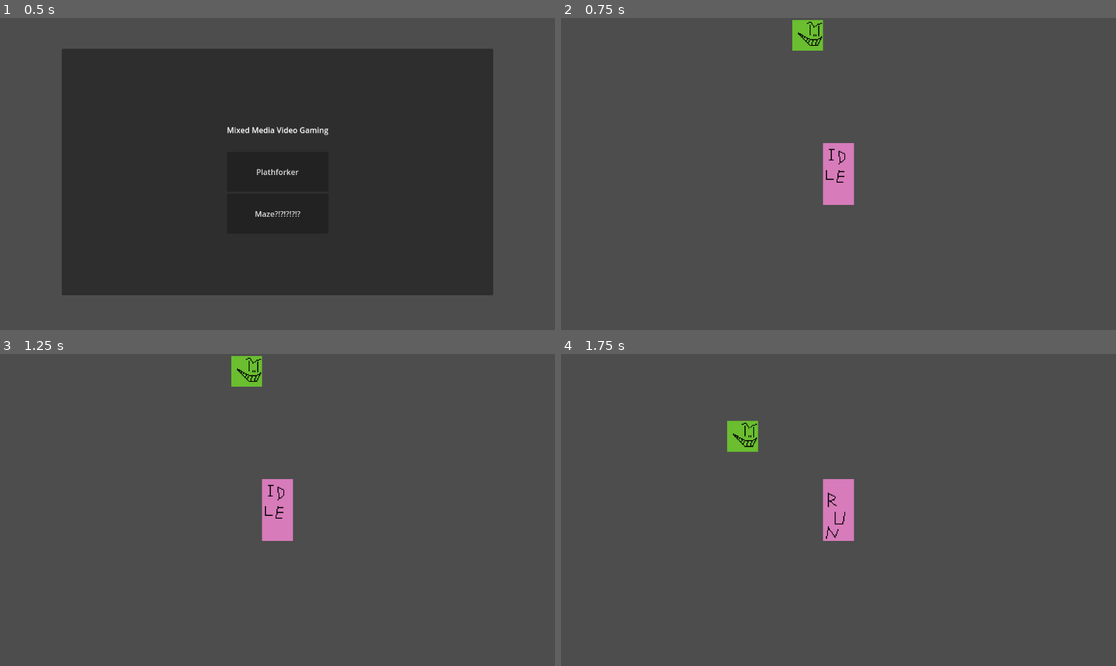
Above: before the commit, frames 1-4 (two rows, left to right).
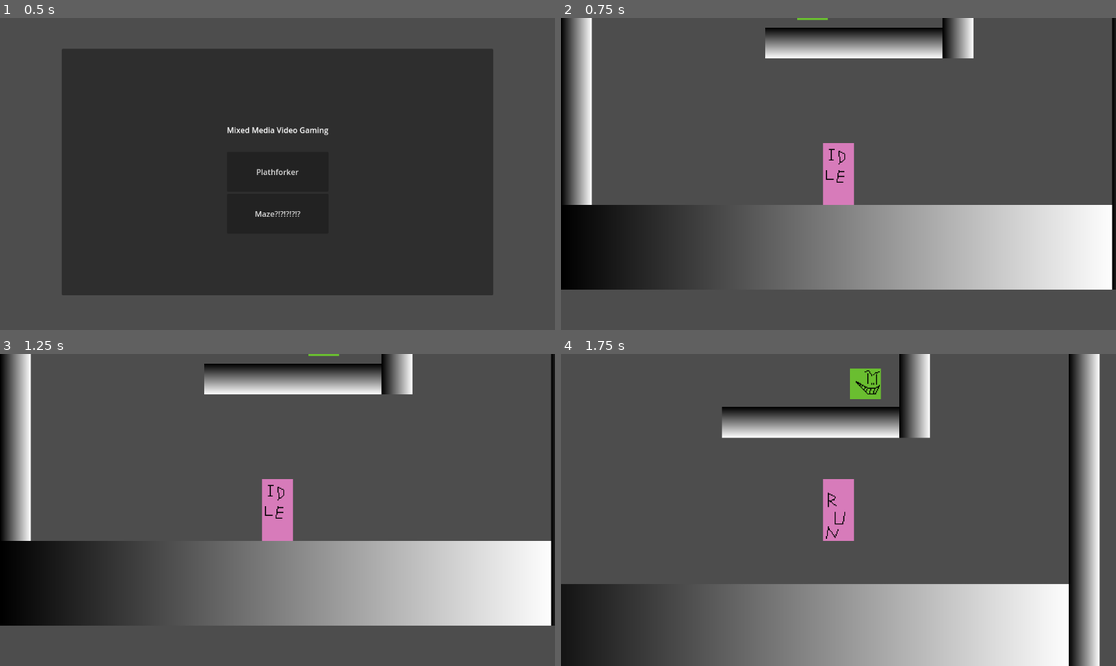
Above: after the commit, the same moments.

Repository: jjmil/mixed-media-shenanigans
Game: Godot game, scene res://scenes/main scenes/main_menu.tscn
The game is run twice, just before and just after one commit, with the same random seed, the same clock (stepped at 60 frames per second) and the same inputs.
Inputs:
- Up to frame 1 (0.5 s): no input
- Up to frame 2 (0.75 s): click "Maze?!?!?!?!?" at 0.5 s
- Up to frame 3 (1.25 s): no input
- Up to frame 4 (1.75 s): tap Enter at 1.25 s; hold D (input_right) from 1.28 s (still down); hold W (input_up) from 1.28 s (still down)

Frame 1 is identical in both runs. In frame 2, 29% of the frame differs, in the area x 0-100%, y 0-88%; in frame 3, 29%; in frame 4, 28%.

Commit message:
Finished rudimentary maze game template

Diff:
--- a/scenes/main scenes/maze_main.tscn
+++ b/scenes/main scenes/maze_main.tscn
@@ -1,7 +1,50 @@
-[gd_scene load_steps=3 format=3 uid="uid://bleda0p3yfllq"]
+[gd_scene load_steps=18 format=3 uid="uid://bleda0p3yfllq"]
 
 [ext_resource type="PackedScene" uid="uid://df3cr0bnc0h86" path="res://scenes/maze/maze_player.tscn" id="1_b7pxd"]
 [ext_resource type="PackedScene" uid="uid://clfsfwi0rvk32" path="res://scenes/maze/maze_enem.tscn" id="2_lhndq"]
+[ext_resource type="PackedScene" uid="uid://lrq6bugsgwst" path="res://scenes/trans_area.tscn" id="3_0kaxq"]
+
+[sub_resource type="Gradient" id="Gradient_g2gbe"]
+
+[sub_resource type="GradientTexture2D" id="GradientTexture2D_lhndq"]
+gradient = SubResource("Gradient_g2gbe")
+width = 256
+height = 176
+
+[sub_resource type="RectangleShape2D" id="RectangleShape2D_0kaxq"]
+size = Vector2(1152, 176)
+
+[sub_resource type="Gradient" id="Gradient_ofq7b"]
+
+[sub_resource type="GradientTexture2D" id="GradientTexture2D_inxmx"]
+gradient = SubResource("Gradient_ofq7b")
+
+[sub_resource type="RectangleShape2D" id="RectangleShape2D_dujx5"]
+size = Vector2(66, 368)
+
+[sub_resource type="RectangleShape2D" id="RectangleShape2D_d68cl"]
+size = Vector2(66, 1984)
+
+[sub_resource type="RectangleShape2D" id="RectangleShape2D_v2x7u"]
+size = Vector2(66, 1072)
+
+[sub_resource type="RectangleShape2D" id="RectangleShape2D_57hr5"]
+size = Vector2(66, 832)
+
+[sub_resource type="RectangleShape2D" id="RectangleShape2D_3qm72"]
+size = Vector2(64.999985, 280)
+
+[sub_resource type="RectangleShape2D" id="RectangleShape2D_lhndq"]
+size = Vector2(64.999985, 344)
+
+[sub_resource type="RectangleShape2D" id="RectangleShape2D_inxmx"]
+size = Vector2(64.999985, 288.00006)
+
+[sub_resource type="RectangleShape2D" id="RectangleShape2D_d8u6f"]
+size = Vector2(34, 424)
+
+[sub_resource type="RectangleShape2D" id="RectangleShape2D_r20mu"]
+size = Vector2(368, 408)
 
 [node name="MazeMain" type="Node2D"]
 
@@ -10,4 +53,202 @@
 [node name="Camera2D" type="Camera2D" parent="MazePlayer"]
 
 [node name="MazeEnem" parent="." instance=ExtResource("2_lhndq")]
-position = Vector2(-64, -288)
+position = Vector2(-104, -352)
+x_direction = 1
+
+[node name="MazeEnem3" parent="." instance=ExtResource("2_lhndq")]
+position = Vector2(864, -1096)
+speed = 100.0
+x_direction = 1
+y_direction = -1
+
+[node name="Walls" type="Node" parent="."]
+
+[node name="floor" type="StaticBody2D" parent="Walls"]
+position = Vector2(0, 152)
+collision_layer = 5
+
+[node name="Sprite2D" type="Sprite2D" parent="Walls/floor"]
+position = Vector2(6.1035156e-05, 0)
+scale = Vector2(4.5000005, 1)
+texture = SubResource("GradientTexture2D_lhndq")
+
+[node name="CollisionShape2D" type="CollisionShape2D" parent="Walls/floor"]
+shape = SubResource("RectangleShape2D_0kaxq")
+
+[node name="StaticBody2D" type="StaticBody2D" parent="Walls"]
+position = Vector2(32, -272)
+rotation = 1.5707964
+collision_layer = 5
+
+[node name="Sprite2D" type="Sprite2D" parent="Walls/StaticBody2D"]
+position = Vector2(0, -7.6293945e-06)
+scale = Vector2(1, 5.75)
+texture = SubResource("GradientTexture2D_inxmx")
+
+[node name="CollisionShape2D" type="CollisionShape2D" parent="Walls/StaticBody2D"]
+shape = SubResource("RectangleShape2D_dujx5")
+
+[node name="StaticBody2D8" type="StaticBody2D" parent="Walls"]
+position = Vector2(248, -424)
+collision_layer = 5
+
+[node name="Sprite2D" type="Sprite2D" parent="Walls/StaticBody2D8"]
+position = Vector2(0, -7.6293945e-06)
+scale = Vector2(1, 5.75)
+texture = SubResource("GradientTexture2D_inxmx")
+
+[node name="CollisionShape2D" type="CollisionShape2D" parent="Walls/StaticBody2D8"]
+shape = SubResource("RectangleShape2D_dujx5")
+
+[node name="StaticBody2D7" type="StaticBody2D" parent="Walls"]
+position = Vector2(-392, -1256)
+rotation = 1.5707964
+collision_layer = 5
+
+[node name="Sprite2D" type="Sprite2D" parent="Walls/StaticBody2D7"]
+position = Vector2(0, -807.0613)
+scale = Vector2(1, 30.970665)
+texture = SubResource("GradientTexture2D_inxmx")
+
+[node name="CollisionShape2D" type="CollisionShape2D" parent="Walls/StaticBody2D7"]
+position = Vector2(-0.00024414063, -808)
+shape = SubResource("RectangleShape2D_d68cl")
+
+[node name="StaticBody2D2" type="StaticBody2D" parent="Walls"]
+position = Vector2(-544, -120)
+collision_layer = 5
+
+[node name="Sprite2D" type="Sprite2D" parent="Walls/StaticBody2D2"]
+position = Vector2(0, -352.00003)
+scale = Vector2(1, 16.749998)
+texture = SubResource("GradientTexture2D_inxmx")
+
+[node name="CollisionShape2D" type="CollisionShape2D" parent="Walls/StaticBody2D2"]
+position = Vector2(0, -352)
+shape = SubResource("RectangleShape2D_v2x7u")
+
+[node name="StaticBody2D3" type="StaticBody2D" parent="Walls"]
+position = Vector2(600, 56)
+collision_layer = 5
+
+[node name="Sprite2D" type="Sprite2D" parent="Walls/StaticBody2D3"]
+position = Vector2(0, -231.99998)
+scale = Vector2(1, 13)
+texture = SubResource("GradientTexture2D_inxmx")
+
+[node name="CollisionShape2D" type="CollisionShape2D" parent="Walls/StaticBody2D3"]
+position = Vector2(0, -232)
+shape = SubResource("RectangleShape2D_57hr5")
+
+[node name="StaticBody2D11" type="StaticBody2D" parent="Walls"]
+position = Vector2(752, -896)
+rotation = 1.5707964
+collision_layer = 5
+
+[node name="Sprite2D" type="Sprite2D" parent="Walls/StaticBody2D11"]
+position = Vector2(0, -231.99998)
+scale = Vector2(1, 13)
+texture = SubResource("GradientTexture2D_inxmx")
+
+[node name="CollisionShape2D" type="CollisionShape2D" parent="Walls/StaticBody2D11"]
+position = Vector2(0, -232)
+shape = SubResource("RectangleShape2D_57hr5")
+
+[node name="StaticBody2D4" type="StaticBody2D" parent="Walls"]
+position = Vector2(-328, -680)
+rotation = 1.5707964
+collision_layer = 5
+
+[node name="Sprite2D" type="Sprite2D" parent="Walls/StaticBody2D4"]
+position = Vector2(0, 44.04471)
+scale = Vector2(1, 4.3736033)
+texture = SubResource("GradientTexture2D_inxmx")
+
+[node name="CollisionShape2D" type="CollisionShape2D" parent="Walls/StaticBody2D4"]
+position = Vector2(0, 44)
+shape = SubResource("RectangleShape2D_3qm72")
+
+[node name="StaticBody2D9" type="StaticBody2D" parent="Walls"]
+position = Vector2(-96, -680)
+rotation = 1.5707964
+collision_layer = 5
+
+[node name="Sprite2D" type="Sprite2D" parent="Walls/StaticBody2D9"]
+scale = Vector2(1, 4.3736033)
+texture = SubResource("GradientTexture2D_inxmx")
+
+[node name="CollisionShape2D" type="CollisionShape2D" parent="Walls/StaticBody2D9"]
+shape = SubResource("RectangleShape2D_3qm72")
+
+[node name="StaticBody2D12" type="StaticBody2D" parent="Walls"]
+position = Vector2(600, -728)
+collision_layer = 5
+
+[node name="Sprite2D" type="Sprite2D" parent="Walls/StaticBody2D12"]
+scale = Vector2(1, 4.3736033)
+texture = SubResource("GradientTexture2D_inxmx")
+
+[node name="CollisionShape2D" type="CollisionShape2D" parent="Walls/StaticBody2D12"]
+shape = SubResource("RectangleShape2D_3qm72")
+
+[node name="StaticBody2D5" type="StaticBody2D" parent="Walls"]
+position = Vector2(-328, -976)
+rotation = 1.5707964
+collision_layer = 5
+
+[node name="Sprite2D" type="Sprite2D" parent="Walls/StaticBody2D5"]
+position = Vector2(0, 44.04471)
+scale = Vector2(1, 4.3736033)
+texture = SubResource("GradientTexture2D_inxmx")
+
+[node name="CollisionShape2D" type="CollisionShape2D" parent="Walls/StaticBody2D5"]
+position = Vector2(0.5, 44)
+shape = SubResource("RectangleShape2D_3qm72")
+
+[node name="StaticBody2D10" type="StaticBody2D" parent="Walls"]
+position = Vector2(-608, -1192)
+collision_layer = 5
+
+[node name="Sprite2D" type="Sprite2D" parent="Walls/StaticBody2D10"]
+position = Vector2(0, 76.0447)
+scale = Vector2(1, 5.3736033)
+texture = SubResource("GradientTexture2D_inxmx")
+
+[node name="CollisionShape2D" type="CollisionShape2D" parent="Walls/StaticBody2D10"]
+position = Vector2(0.5, 76)
+shape = SubResource("RectangleShape2D_lhndq")
+
+[node name="StaticBody2D6" type="StaticBody2D" parent="Walls"]
+position = Vector2(464, -576)
+rotation = 1.5707964
+collision_layer = 5
+
+[node name="Sprite2D" type="Sprite2D" parent="Walls/StaticBody2D6"]
+position = Vector2(0, 40.477425)
+scale = Vector2(1, 4.4850807)
+texture = SubResource("GradientTexture2D_inxmx")
+
+[node name="CollisionShape2D" type="CollisionShape2D" parent="Walls/StaticBody2D6"]
+position = Vector2(0, 40)
+shape = SubResource("RectangleShape2D_inxmx")
+
+[node name="EnemCollider2" type="StaticBody2D" parent="Walls"]
+position = Vector2(1424, -1104)
+collision_layer = 4
+
+[node name="CollisionShape2D" type="CollisionShape2D" parent="Walls/EnemCollider2"]
+position = Vector2(-7, 28)
+shape = SubResource("RectangleShape2D_d8u6f")
+
+[node name="TransArea" parent="." instance=ExtResource("3_0kaxq")]
+position = Vector2(1408, -968)
+
+[node name="CollisionShape2D" type="CollisionShape2D" parent="TransArea"]
+visible = false
+position = Vector2(64, -132)
+shape = SubResource("RectangleShape2D_r20mu")
+
+[node name="MazeEnem2" parent="." instance=ExtResource("2_lhndq")]
+position = Vector2(432, -944)
+y_direction = -1
--- a/scenes/maze/maze_enem.tscn
+++ b/scenes/maze/maze_enem.tscn
@@ -56,14 +56,18 @@
 
 [node name="RayCastDown" type="RayCast2D" parent="."]
 target_position = Vector2(0, 24)
+collision_mask = 5
 
 [node name="RayCastUp" type="RayCast2D" parent="."]
 target_position = Vector2(0, -24)
+collision_mask = 5
 
 [node name="RayCastLeft" type="RayCast2D" parent="."]
 target_position = Vector2(-24, 0)
+collision_mask = 5
 
 [node name="RayCastRight" type="RayCast2D" parent="."]
 target_position = Vector2(24, 0)
+collision_mask = 5
 
 [connection signal="body_entered" from="EnemHitbox" to="." method="_on_enem_hitbox_body_entered"]
--- a/scripts/maze_player.gd
+++ b/scripts/maze_player.gd
@@ -1,9 +1,10 @@
 extends CharacterBody2D
 
 
-const SPEED = 300.0
+const SPEED = 200.0
 
 #var moving := false
+var dead := false
 
 @export var sprite : AnimatedSprite2D
 
@@ -11,33 +12,36 @@
 func _physics_process(delta: float) -> void:
 	# Get the input direction and handle the movement/deceleration.
 	# As good practice, you should replace UI actions with custom gameplay actions.
-	var hor_direction := Input.get_axis("input_left", "input_right")
-	if hor_direction:
-		velocity.x = hor_direction * SPEED
-	else:
-		velocity.x = move_toward(velocity.x, 0, SPEED)
+	if !dead:
+		var hor_direction := Input.get_axis("input_left", "input_right")
+		if hor_direction:
+			velocity.x = hor_direction * SPEED
+		else:
+			velocity.x = move_toward(velocity.x, 0, SPEED)
 
-	var ver_direction := Input.get_axis("input_up", "input_down")
-	if ver_direction:
-		velocity.y = ver_direction * SPEED
-	else:
-		velocity.y = move_toward(velocity.y, 0, SPEED)
+		var ver_direction := Input.get_axis("input_up", "input_down")
+		if ver_direction:
+			velocity.y = ver_direction * SPEED
+		else:
+			velocity.y = move_toward(velocity.y, 0, SPEED)
 
-	move_and_slide()
+		move_and_slide()
 
 
 func _process(delta: float) -> void:
-	if velocity.x != 0 or velocity.y != 0:
-		if sprite.animation != "run":
-			sprite.play("run")
-	else:
-		if sprite.animation != "idle":
-			sprite.play("idle")
+	if !dead:
+		if velocity.x != 0 or velocity.y != 0:
+			if sprite.animation != "run":
+				sprite.play("run")
+		else:
+			if sprite.animation != "idle":
+				sprite.play("idle")
 
 func die() -> void:
 	velocity.x = 0
 	velocity.y = 0
 	sprite.rotation_degrees = 0
 	sprite.animation = "death"
+	dead = true
 
 	get_tree().create_timer(1.0).timeout.connect(func(): get_tree().reload_current_scene())
